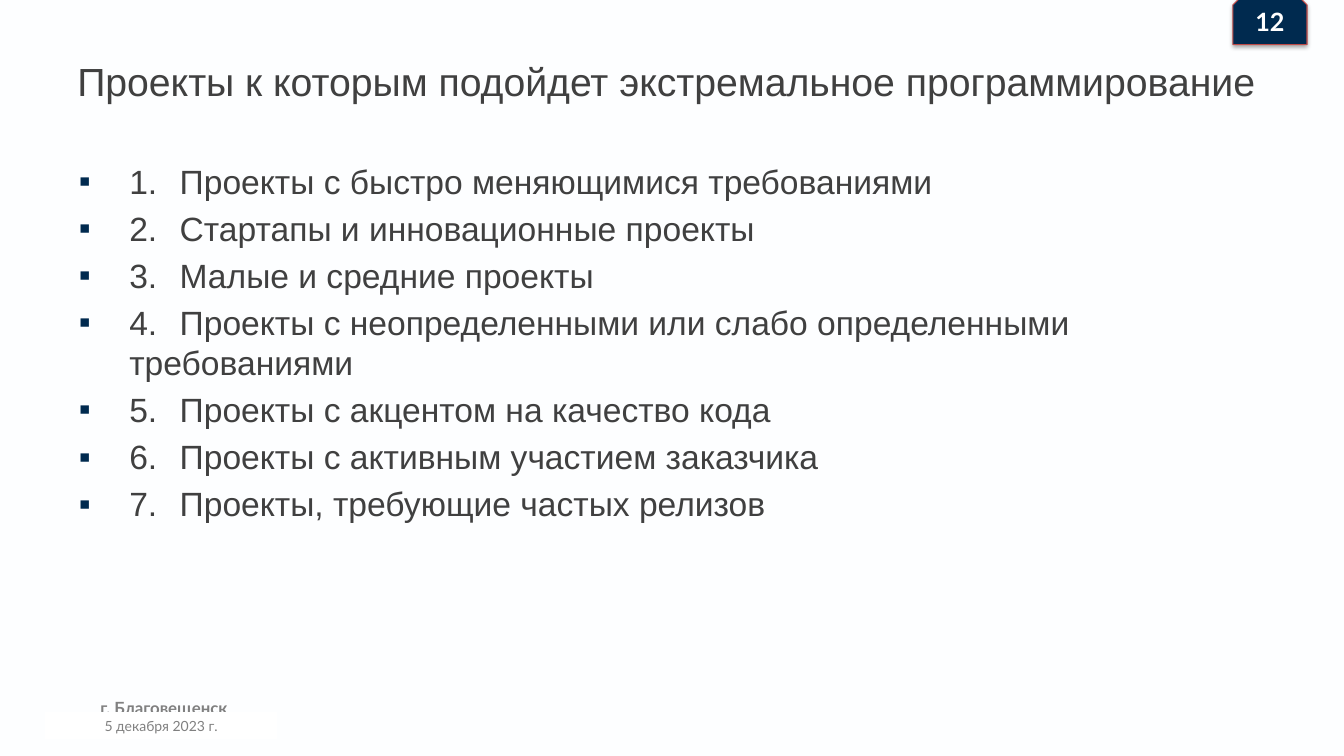
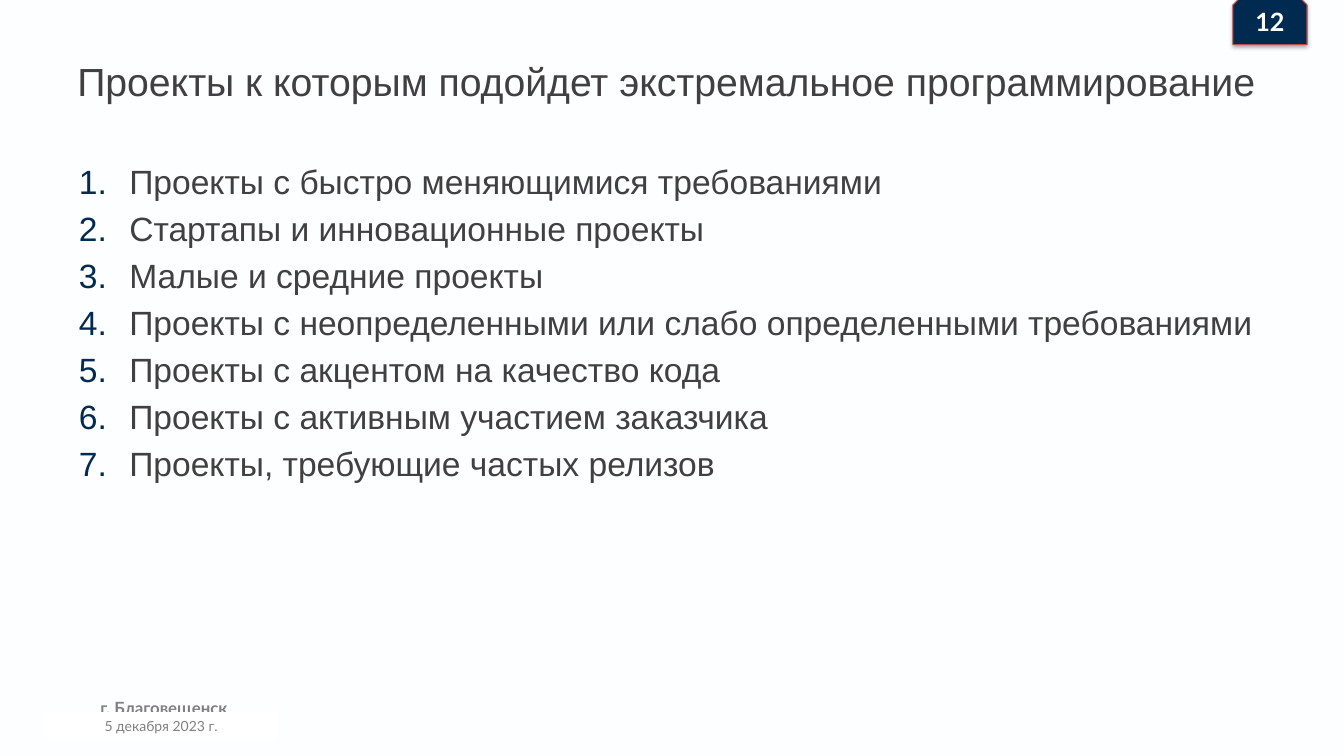
Before and after one commit to Denis-buh/Lesson_repo, a slide deck: slide 13 of Рефераты/Введение в професию/Наработки/Презентация.pptx. Drawn at 1344x756 pixels with LibreOffice and Linux fonts; fonts in the diff are those of the drawing; background and template pictures are left out. Boxes give left, top, right and bottom in pixels: in the first picture for what was removed or moved away, otherwise in the second. Text is boxed around its words. In the diff, an @@ line names an element or a change of style, - is before the commit and + after.

```diff
--- a/Рефераты/Введение в професию/Наработки/Презентация.pptx
+++ b/Рефераты/Введение в професию/Наработки/Презентация.pptx
@@ text at [129, 169, 1252, 483]: text changed @@
-▪ 1. Проекты с быстро меняющимися требованиями
-▪ 2. Стартапы и инновационные проекты
-▪ 3. Малые и средние проекты
-▪ 4. Проекты с неопределенными или слабо определенными требованиями
-▪ 5. Проекты с акцентом на качество кода
-▪ 6. Проекты с активным участием заказчика
-▪ 7. Проекты, требующие частых релизов
+1. Проекты с быстро меняющимися требованиями
+2. Стартапы и инновационные проекты
+3. Малые и средние проекты
+4. Проекты с неопределенными или слабо определенными требованиями
+5. Проекты с акцентом на качество кода
+6. Проекты с активным участием заказчика
+7. Проекты, требующие частых релизов
```
Also in this commit, not shown: 12 other slides changed.
